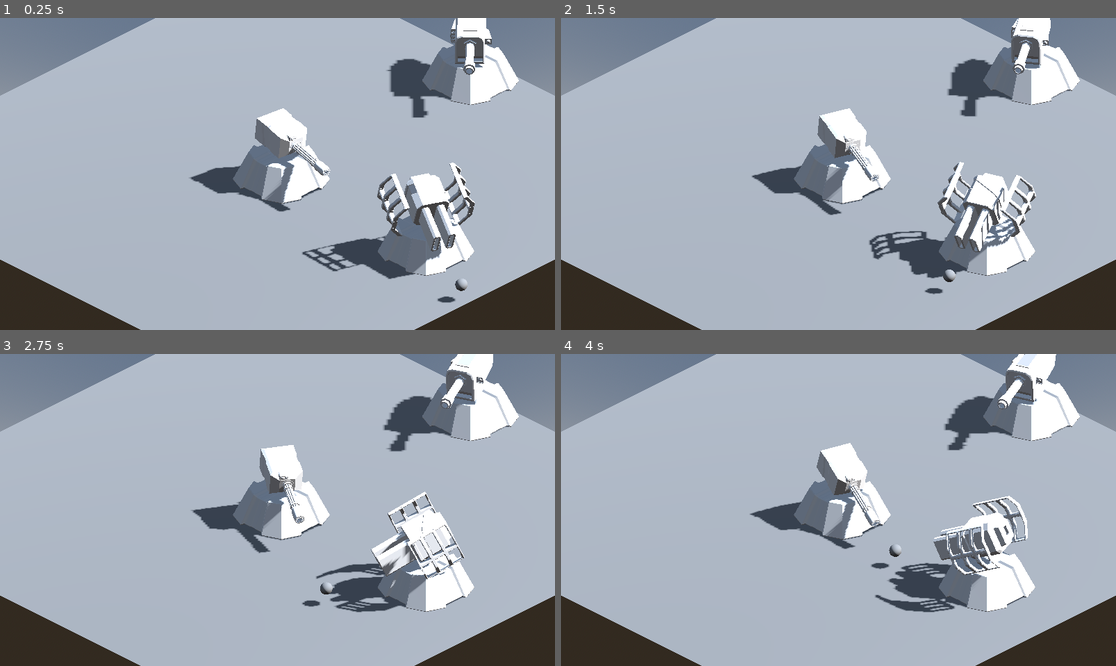
Above: before the commit, frames 1-4 (two rows, left to right).
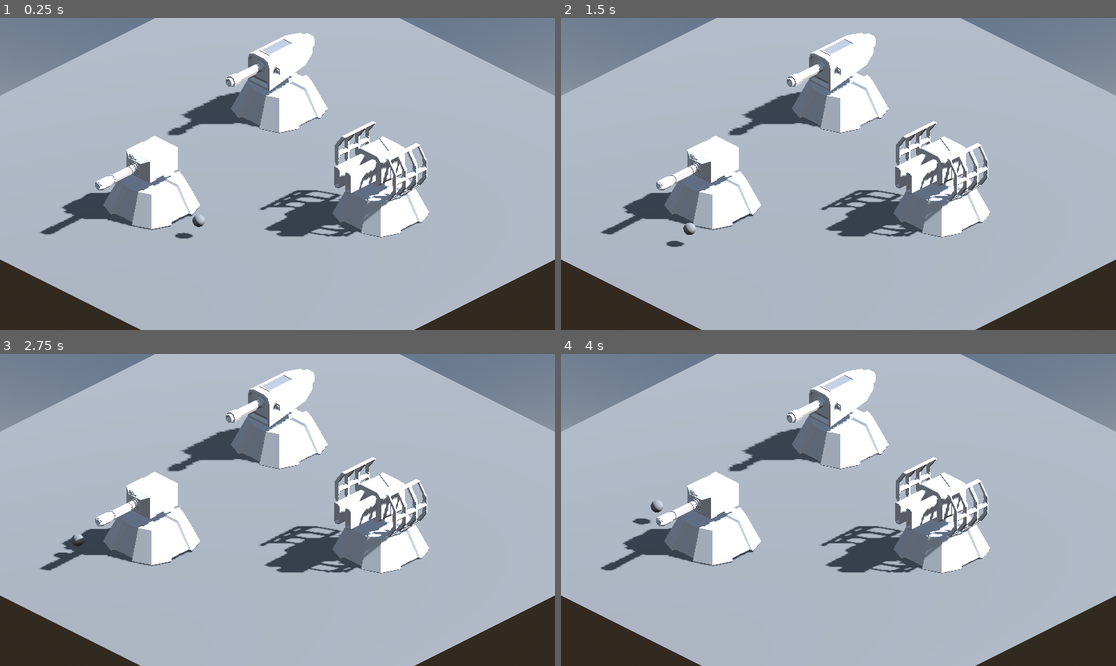
Above: after the commit, the same moments.

Repository: Codebreakerblue/3D-Tower-Defense
Game: Godot game, scene res://Scenes/MainScenes/game_scene.tscn
Same seed, same stepped clock (60 frames per second), same inputs: the game is played once before the commit and once after it.
Inputs (mouse positions are in pixels of both pictures, inside the frame that each line leads up to):
- Up to frame 1 (0.25 s): no input
- Up to frame 2 (1.5 s): tap Enter at 0.5 s; move the mouse to (960, 158) at 0.52 s; tap T at 0.6 s; click (960, 158) at 0.67 s; move the mouse to (727, 189) at 1.27 s; tap Y at 1.35 s; click (727, 189) at 1.42 s
- Up to frame 3 (2.75 s): move the mouse to (333, 441) at 2.02 s; tap T at 2.1 s; click (333, 441) at 2.17 s
- Up to frame 4 (4 s): move the mouse to (810, 572) at 2.77 s; tap Y at 2.85 s; click (810, 572) at 2.92 s; move the mouse to (1005, 556) at 3.52 s; tap T at 3.6 s; click (1005, 556) at 3.67 s

The runs differ from the first frame. In frame 1, 25% of the frame differs, in the area x 7-94%, y 0-92%; in frame 2, 24%; in frame 3, 24%; in frame 4, 24%.
Error after the commit: Invalid access to property or key 'global_position' on a base object of type 'null instance'. (res://Scenes/Towers/Turrets/cannon_turret.gd:12)

Commit message:
Updated Test Target Setup

Diff:
--- a/Scenes/MainScenes/game_scene.tscn
+++ b/Scenes/MainScenes/game_scene.tscn
@@ -20,7 +20,6 @@
 ssao_enabled = true
 ssil_enabled = true
 fog_density = 0.5945
-volumetric_fog_enabled = true
 
 [sub_resource type="PlaneMesh" id="PlaneMesh_i07py"]
 size = Vector2(10, 10)
@@ -31,10 +30,10 @@
 
 [sub_resource type="Curve3D" id="Curve3D_amt68"]
 _data = {
-"points": PackedVector3Array(0, 0, 0, 0, 0, 0, -0.0612072, -3.69549e-05, 0.504705, 0, 0, 0, 0, 0, 0, -0.674394, -3.69549e-05, 1.15251, 0, 0, 0, 0, 0, 0, -1.60446, -3.69549e-05, 1.40709, 0, 0, 0, 0, 0, 0, -2.48859, -3.69549e-05, 1.48803, 0, 0, 0, 0, 0, 0, -2.96801, -3.69549e-05, 1.12069, 0, 0, 0, 0, 0, 0, -3.37894, -3.69549e-05, 0.298823, 0, 0, 0, 0, 0, 0, -3.44121, -3.69549e-05, -0.846806, 0, 0, 0, 0, 0, 0, -2.93688, -3.69549e-05, -1.45075, 0, 0, 0, 0, 0, 0, -2.23331, -3.69549e-05, -1.92395, 0, 0, 0, 0, 0, 0, -1.54843, -3.69549e-05, -1.88036, 0, 0, 0, 0, 0, 0, -0.639396, -3.69549e-05, -1.56282, 0, 0, 0, 0, 0, 0, -0.116391, -3.69549e-05, -1.19548, 0, 0, 0, 0, 0, 0, -0.047902, -3.69549e-05, -0.498137, 0, 0, 0, 0, 0, 0, -0.0653416, -3.69549e-05, 0.0639708),
-"tilts": PackedFloat32Array(0, 0, 0, 0, 0, 0, 0, 0, 0, 0, 0, 0, 0, 0)
+"points": PackedVector3Array(0, 0, 0, 0, 0, 0, 0.517518, -4.88311e-05, 1.97826, 0, 0, 0, 0, 0, 0, 0.0858294, -4.88311e-05, 3.12943, 0, 0, 0, 0, 0, 0, -1.1133, -4.88311e-05, 3.41722, 0, 0, 0, 0, 0, 0, -1.9527, -4.88311e-05, 2.57783, 0, 0, 0, 0, 0, 0, -1.6649, -4.88311e-05, 1.24679, 0, 0, 0, 0, 0, 0, 1.51012, -4.88311e-05, -1.29212, 0, 0, 0, 0, 0, 0, 2.59104, -4.88311e-05, -1.28357, 0, 0, 0, 0, 0, 0, 3.08787, -4.88311e-05, -0.42478, 0, 0, 0, 0, 0, 0, 2.68356, -4.88311e-05, 0.669751, 0, 0, 0, 0, 0, 0, 1.51894, -4.88311e-05, 0.655767, 0, 0, 0, 0, 0, 0, -1.73342, -4.88311e-05, -0.331399, 0, 0, 0, 0, 0, 0, -2.67652, -4.88311e-05, -1.16873, 0, 0, 0, 0, 0, 0, -2.31316, -0.2, -2.47856, 0, 0, 0, 0, 0, 0, -1.11366, -4.88311e-05, -2.68897, 0, 0, 0, 0, 0, 0, -0.427181, -0.2, -1.98873, 0, 0, 0, 0, 0, 0, 0.517518, -4.88311e-05, 1.97826),
+"tilts": PackedFloat32Array(0, 0, 0, 0, 0, 0, 0, 0, 0, 0, 0, 0, 0, 0, 0, 0)
 }
-point_count = 14
+point_count = 16
 up_vector_enabled = false
 
 [sub_resource type="SphereMesh" id="SphereMesh_70d53"]
@@ -65,25 +64,25 @@
 skeleton = NodePath("../..")
 surface_material_override/0 = SubResource("StandardMaterial3D_flf0d")
 
-[node name="Path3D" type="Path3D" parent="SceneElements"]
-transform = Transform3D(1, 0, 0, 0, 1, 0, 0, 0, 1, 5.08741, 0.2, 0)
+[node name="TestTargetPath" type="Path3D" parent="SceneElements"]
+transform = Transform3D(1, 0, 0, 0, 1, 0, 0, 0, 1, 0, 0.2, 0)
 curve = SubResource("Curve3D_amt68")
 
-[node name="TestTarget" type="PathFollow3D" parent="SceneElements/Path3D"]
-transform = Transform3D(-0.726243, 0, 0.687436, 0, 1, 0, -0.687436, 0, -0.726243, -0.0612072, -3.69549e-05, 0.504705)
+[node name="TestTarget" type="PathFollow3D" parent="SceneElements/TestTargetPath"]
+transform = Transform3D(-0.726244, 0, 0.687434, 0, 1, 0, -0.687434, 0, -0.726244, 0, 0, 0)
 script = ExtResource("1_0ya0b")
 
-[node name="TestTargetMesh" type="MeshInstance3D" parent="SceneElements/Path3D/TestTarget"]
+[node name="TestTargetMesh" type="MeshInstance3D" parent="SceneElements/TestTargetPath/TestTarget"]
 transform = Transform3D(1, 0, 0, 0, 1, 0, 0, 0, 1, 0, 0.079844, 0)
 mesh = SubResource("SphereMesh_70d53")
 
-[node name="AimPoint" type="Node3D" parent="SceneElements/Path3D/TestTarget"]
+[node name="AimPoint" type="Node3D" parent="SceneElements/TestTargetPath/TestTarget"]
 
 [node name="CannonTurret" parent="." instance=ExtResource("1_ug5vu")]
-transform = Transform3D(1, 0, 0, 0, 1, 0, 0, 0, 1, 0, 0, -4.37682)
+transform = Transform3D(1, 0, 0, 0, 1, 0, 0, 0, 1, -1.53428, 0, -1.57579)
 
 [node name="LaserTurret" parent="." instance=ExtResource("3_f2vmr")]
-transform = Transform3D(1, 0, 0, 0, 1, 0, 0, 0, 1, 3.36514, 0, 0)
+transform = Transform3D(1, 0, 0, 0, 1, 0, 0, 0, 1, 1.98264, 2.38419e-07, -0.363514)
 
 [node name="GatlingTurret" parent="." instance=ExtResource("4_1uelm")]
-transform = Transform3D(1, 0, 0, 0, 1, 0, 0, 0, 1, 0.107326, 0.0181103, 0.0207715)
+transform = Transform3D(1, 0, 0, 0, 1, 0, 0, 0, 1, -0.773672, 0.0181103, 2.07829)
